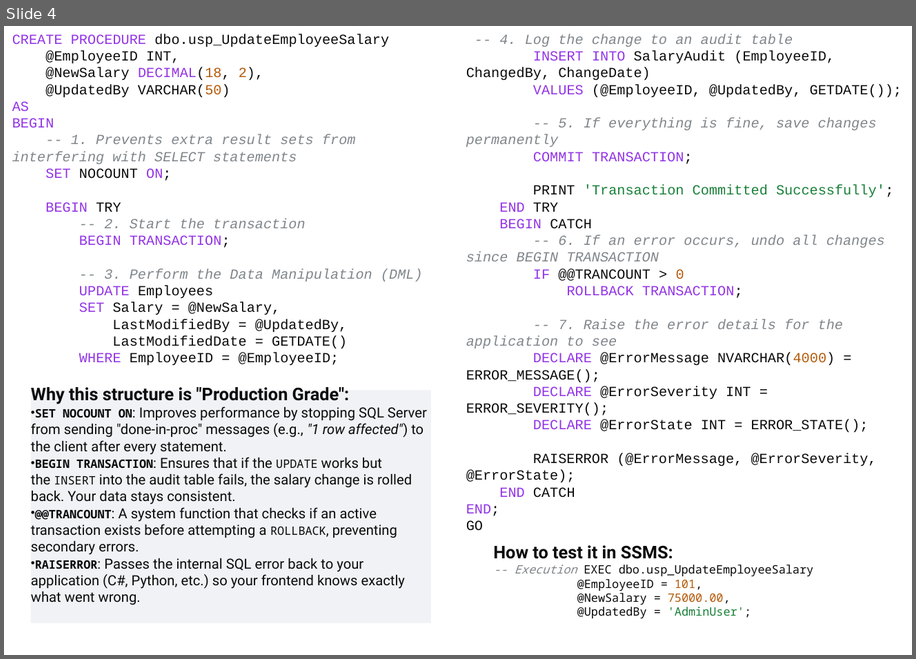
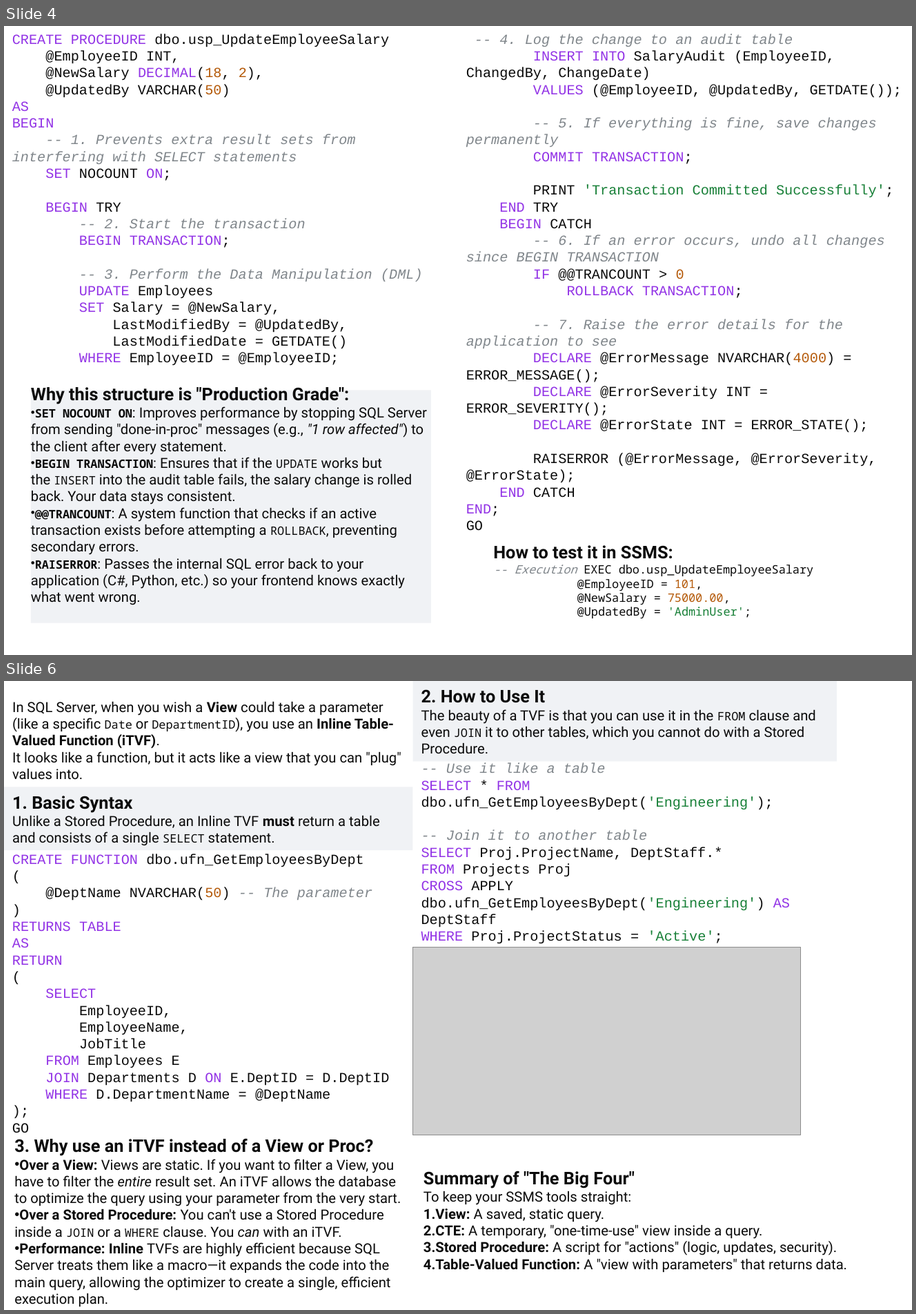
Before and after one commit to umalavanya/FullStackDevelopement_JavaSpring_SQL_ReactProjects, a slide deck: UmaTeachingMaterial/SQL/SQL-Uma-self-Notes.pptx. Shown one above the other, each under a label of ours: slide 4 before the commit, slides 4 and 6 after it; the slides between them are not shown. The pictures are 916x659 and 916x1314 pixels, drawn with LibreOffice and Linux fonts; fonts in the diff are those of the drawing; grey boxes stand for pictures. Boxes give left, top, right and bottom in pixels: in the first picture for what was removed or moved away, otherwise in the second. Text is boxed around its words. In the diff, an @@ line names an element or a change of style, - is before the commit and + after.

```diff
--- a/UmaTeachingMaterial/SQL/SQL-Uma-self-Notes.pptx
+++ b/UmaTeachingMaterial/SQL/SQL-Uma-self-Notes.pptx
@@ slide 6 added at (4, 681, 912, 1310), background #FFFFFF @@
@@ rectangle added at (4, 693, 413, 787), fill #FFFFFF, 12 pt, text #0A0A0A @@
+In SQL Server, when you wish a View could take a parameter (like a specific Date or DepartmentID), you use an Inline Table-Valued Function (iTVF).
+It looks like a function, but it acts like a view that you can "plug" values into.
@@ rectangle added at (413, 681, 838, 762), fill #F0F2F5, 12 pt, text #0A0A0A @@
+2. How to Use It
+The beauty of a TVF is that you can use it in the FROM clause and even JOIN it to other tables, which you cannot do with a Stored Procedure.
@@ text added at (421, 763, 790, 944), 12 pt, text #0A0A0A @@
+-- Use it like a table
+SELECT * FROM dbo.ufn_GetEmployeesByDept('Engineering');
+-- Join it to another table
+SELECT Proj.ProjectName, DeptStaff.*
+FROM Projects Proj
+CROSS APPLY dbo.ufn_GetEmployeesByDept('Engineering') AS DeptStaff
+WHERE Proj.ProjectStatus = 'Active';
@@ rectangle added at (4, 787, 413, 850), fill #F0F2F5, 12 pt, text #0A0A0A @@
+1. Basic Syntax
+Unlike a Stored Procedure, an Inline TVF must return a table and consists of a single SELECT statement.
@@ text added at (12, 854, 389, 1133), 12 pt, text #0A0A0A @@
+CREATE FUNCTION dbo.ufn_GetEmployeesByDept
+(
+@DeptName NVARCHAR(50) -- The parameter
+)
+RETURNS TABLE
+AS
+RETURN
+(
+SELECT
+EmployeeID,
+EmployeeName,
+JobTitle
+FROM Employees E
+JOIN Departments D ON E.DeptID = D.DeptID
+WHERE D.DepartmentName = @DeptName
+);
+GO
@@ picture added at (413, 947, 800, 1134) @@
@@ text added at (14, 1138, 401, 1306), 12 pt, text #0A0A0A @@
+3. Why use an iTVF instead of a View or Proc?
+• Over a View: Views are static. If you want to filter a View, you have to filter the entire result set. An iTVF allows the database to optimize the query using your parameter from the very start.
+• Over a Stored Procedure: You can't use a Stored Procedure inside a JOIN or a WHERE clause. You can with an iTVF.
+• Performance: Inline TVFs are highly efficient because SQL Server treats them like a macro—it expands the code into the main query, allowing the optimizer to create a single, efficient execution plan.
@@ text added at (424, 1170, 847, 1272), 12 pt, text #0A0A0A @@
+Summary of "The Big Four"
+To keep your SSMS tools straight:
+1. View: A saved, static query.
+2. CTE: A temporary, "one-time-use" view inside a query.
+3. Stored Procedure: A script for "actions" (logic, updates, security).
+4. Table-Valued Function: A "view with parameters" that returns data.
```
Also in this commit, not shown: 7 other slides added, 8 slides removed.
